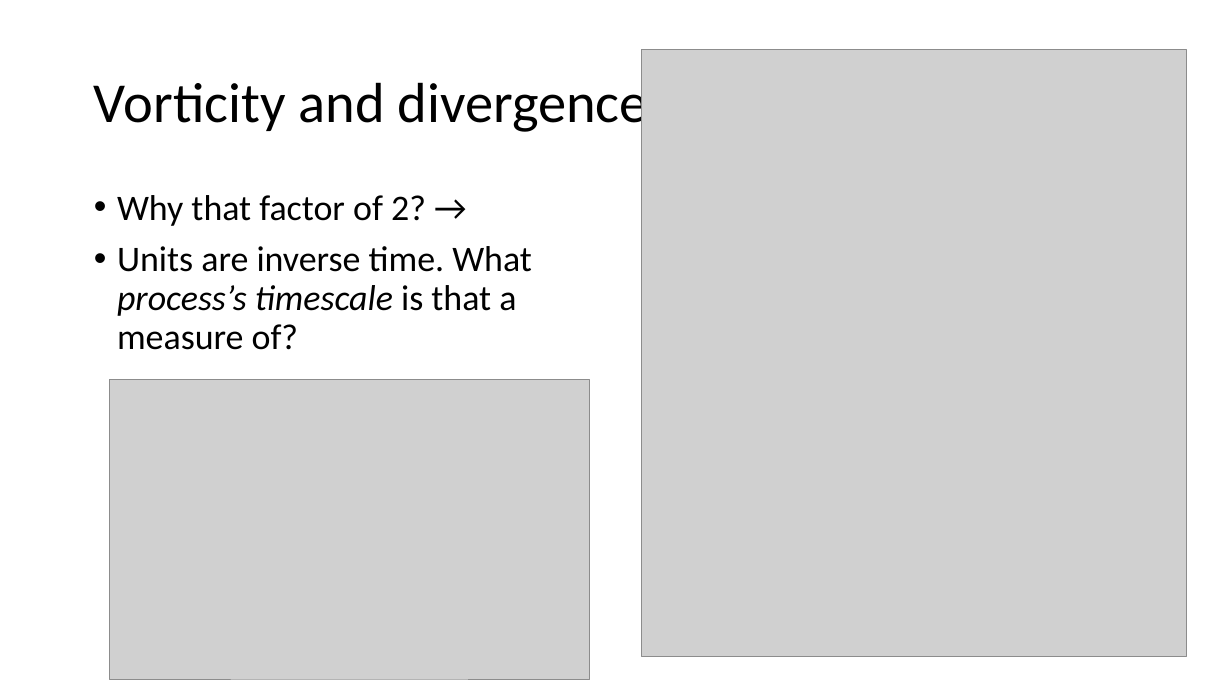
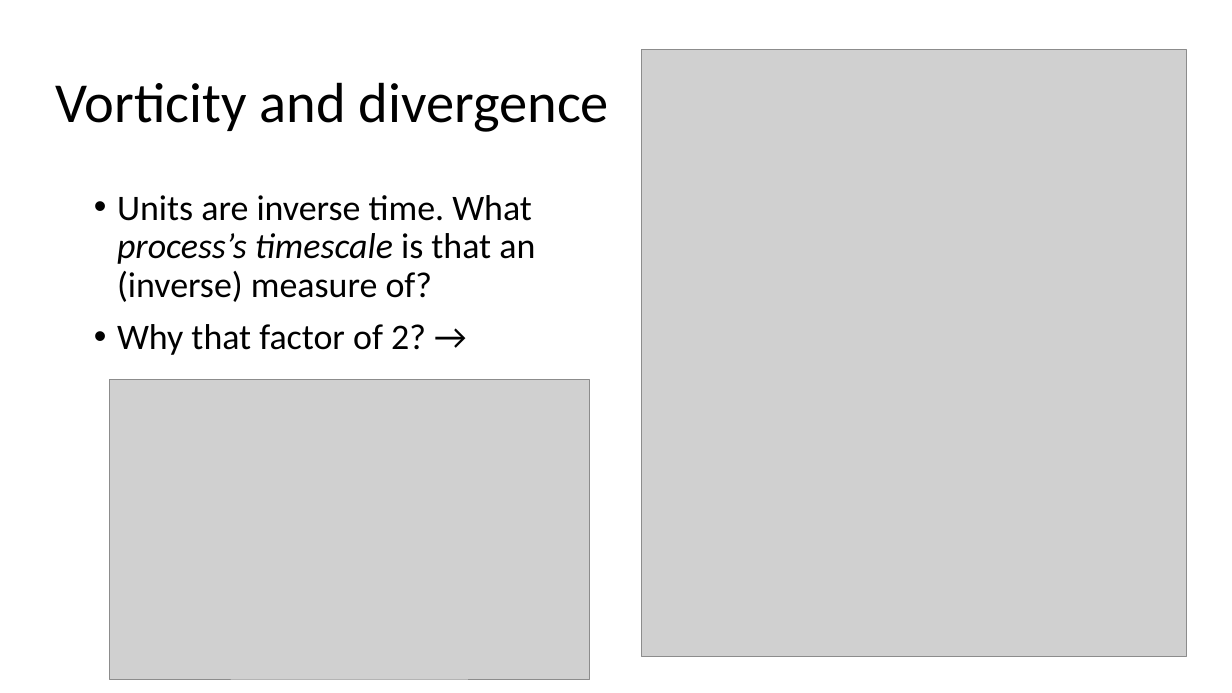
Before and after one commit to ATMOcanes/ATM651, a slide deck: slide 6 of WH_chapter7/Kinematics_WH_7.1.pptx. Drawn at 1232x693 pixels with LibreOffice and Linux fonts; fonts in the diff are those of the drawing; grey boxes stand for pictures. Boxes give left, top, right and bottom in pixels: in the first picture for what was removed or moved away, otherwise in the second. Text is boxed around its words. In the diff, an @@ line names an element or a change of style, - is before the commit and + after.

```diff
--- a/WH_chapter7/Kinematics_WH_7.1.pptx
+++ b/WH_chapter7/Kinematics_WH_7.1.pptx
@@ title "Vorticity and divergence" rewrapped from (94,74,647,135) to (55,82,609,132) @@
@@ text at (117,195,535,302): paragraph added @@
+• Units are inverse time. What process’s timescale is that an (inverse) measure of?
@@ text at (117,246,532,350): paragraph removed @@
-• Units are inverse time. What process’s timescale is that a measure of?
```
Also in this commit, not shown: 5 other slides changed, 1 slide added.
